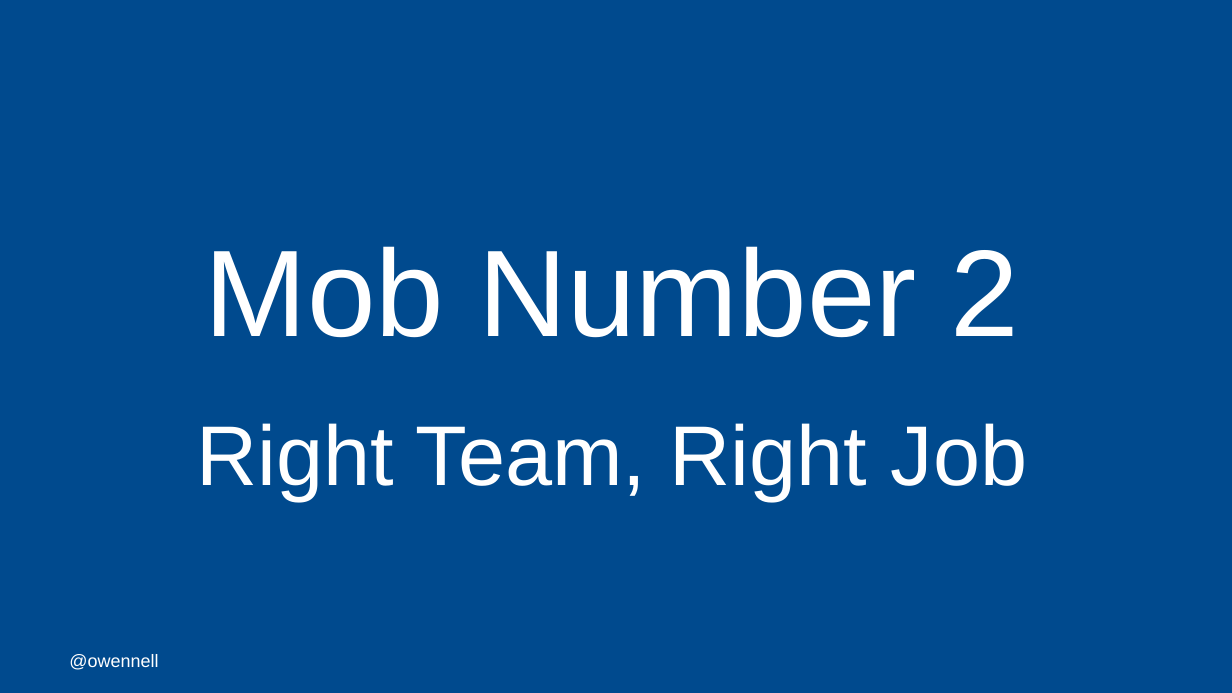
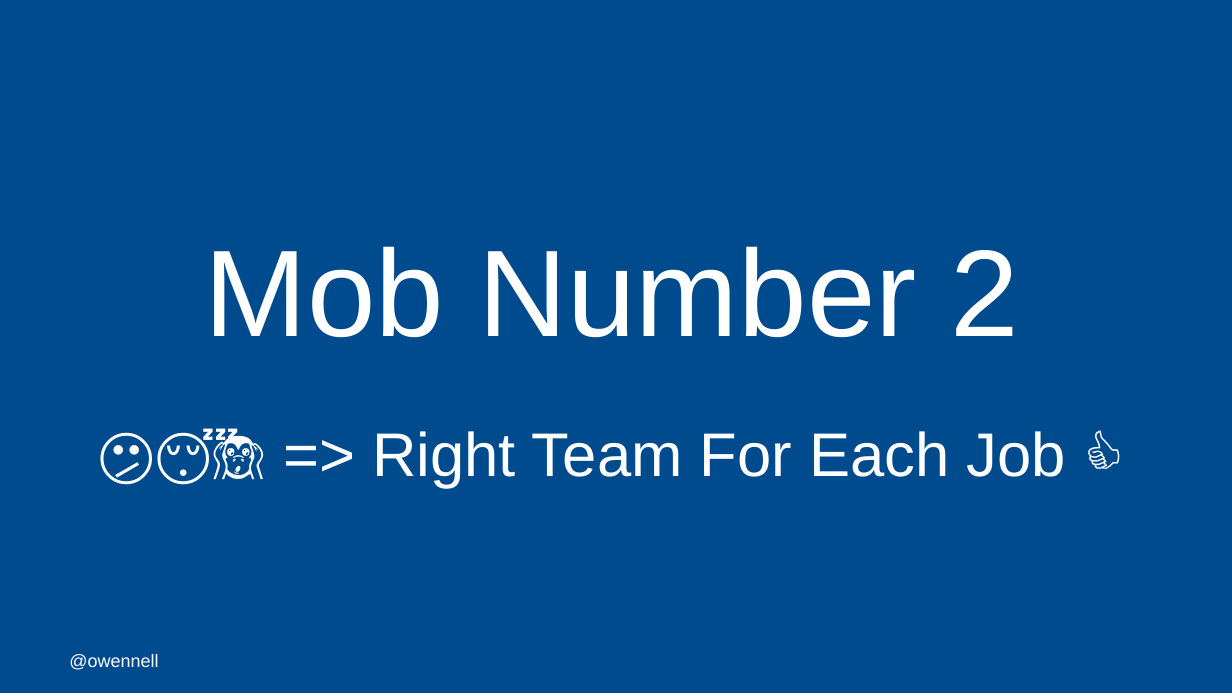
Before and after one commit to oliwennell/talks, a slide deck: slide 39 of a-mob-mentality.pptx. Drawn at 1232x693 pixels with LibreOffice and Linux fonts; fonts in the diff are those of the drawing; background and template pictures are left out. Boxes give left, top, right and bottom in pixels: in the first picture for what was removed or moved away, otherwise in the second. Text is boxed around its words. In the diff, an @@ line names an element or a change of style, - is before the commit and + after.

```diff
--- a/a-mob-mentality.pptx
+++ b/a-mob-mentality.pptx
@@ text at <box>372,431,1065,488</box>: text changed; size 66 to 48 pt @@
-Right Team, Right Job
+😕😴🙉 => Right Team For Each Job 👍
```
Also in this commit, not shown: 9 other slides changed, 1 slide added.
